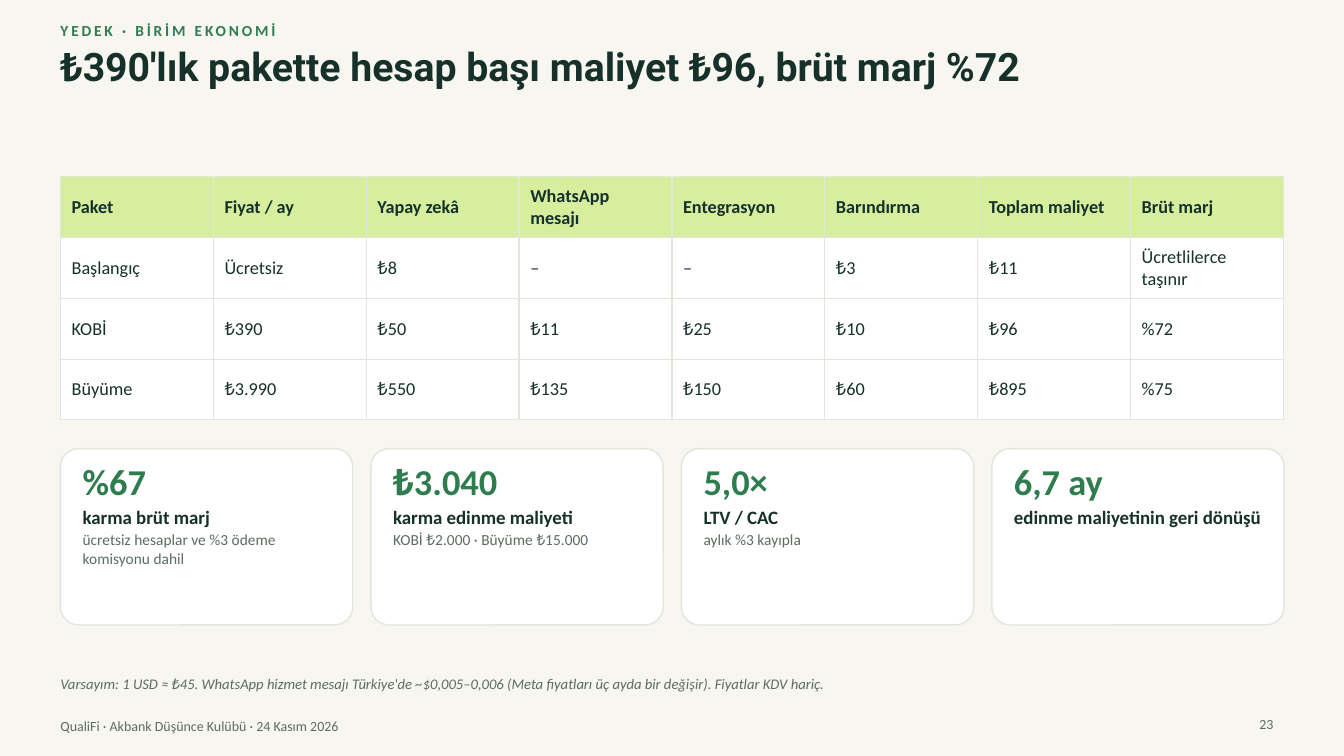
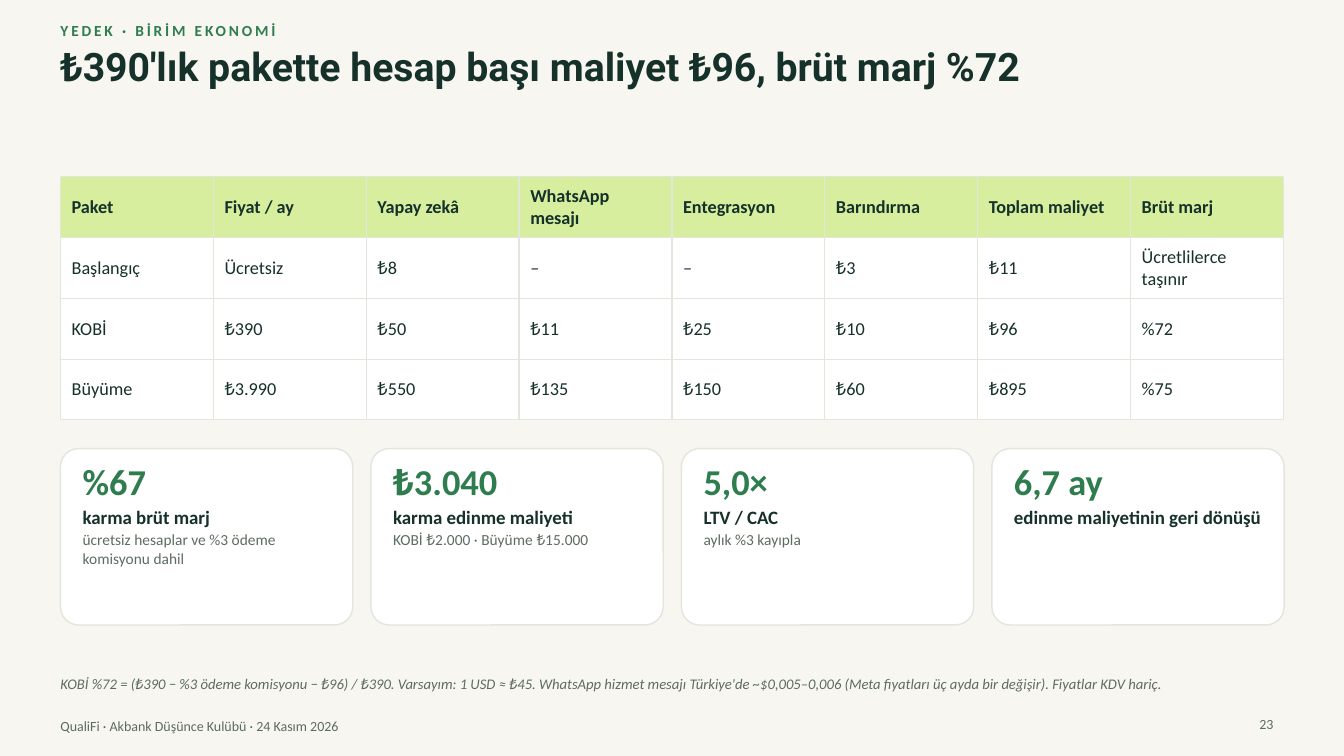
Before and after one commit to Talhaguler1/qualifi-41598058, a slide deck: slide 23 of marketing/presentation-2026-11-24/QualiFi-final-sunum.pptx. Drawn at 1344x756 pixels with LibreOffice and Linux fonts; fonts in the diff are those of the drawing. Boxes give left, top, right and bottom in pixels: in the first picture for what was removed or moved away, otherwise in the second. Text is boxed around its words. In the diff, an @@ line names an element or a change of style, - is before the commit and + after.

```diff
--- a/marketing/presentation-2026-11-24/QualiFi-final-sunum.pptx
+++ b/marketing/presentation-2026-11-24/QualiFi-final-sunum.pptx
@@ text at bbox=[60, 677, 1161, 692]: text changed @@
-Varsayım: 1 USD ≈ ₺45. WhatsApp hizmet mesajı Türkiye'de ~$0,005–0,006 (Meta fiyatları üç ayda bir değişir). Fiyatlar KDV hariç.
+KOBİ %72 = (₺390 − %3 ödeme komisyonu − ₺96) / ₺390. Varsayım: 1 USD ≈ ₺45. WhatsApp hizmet mesajı Türkiye'de ~$0,005–0,006 (Meta fiyatları üç ayda bir değişir). Fiyatlar KDV hariç.
```
Also in this commit, not shown: 9 other slides changed, 1 slide added, 1 slide removed, 8 other files.
